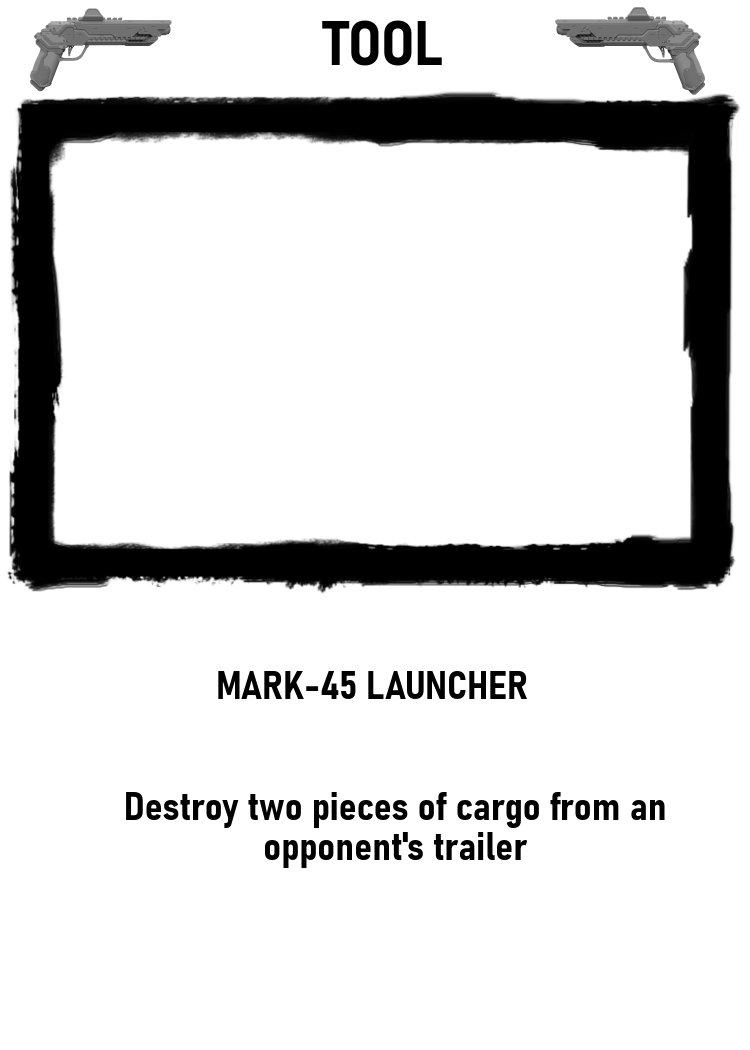
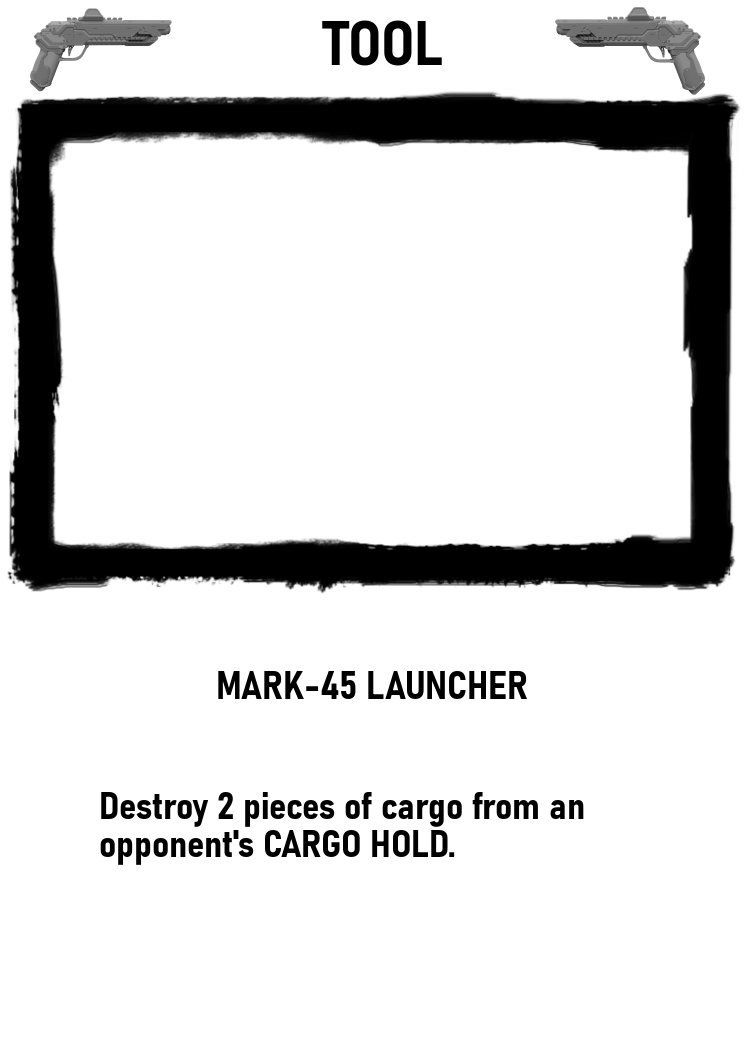
Layers edited between the first and the second 750 × 1050 image:
renamed "Destroy two pieces of cargo fr..." to "Destroy 2 pieces of cargo from...", painted on it over [100, 792, 665, 869]
